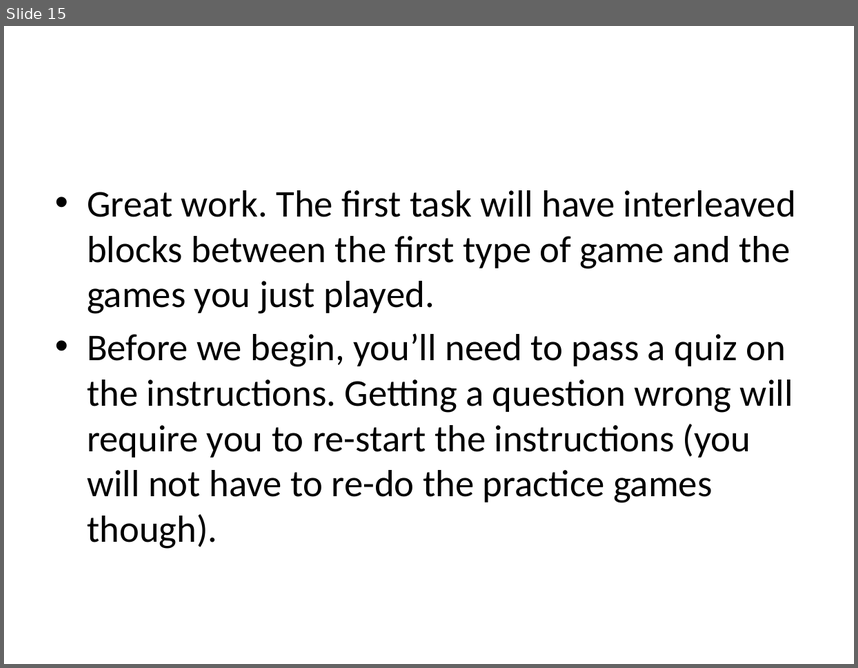
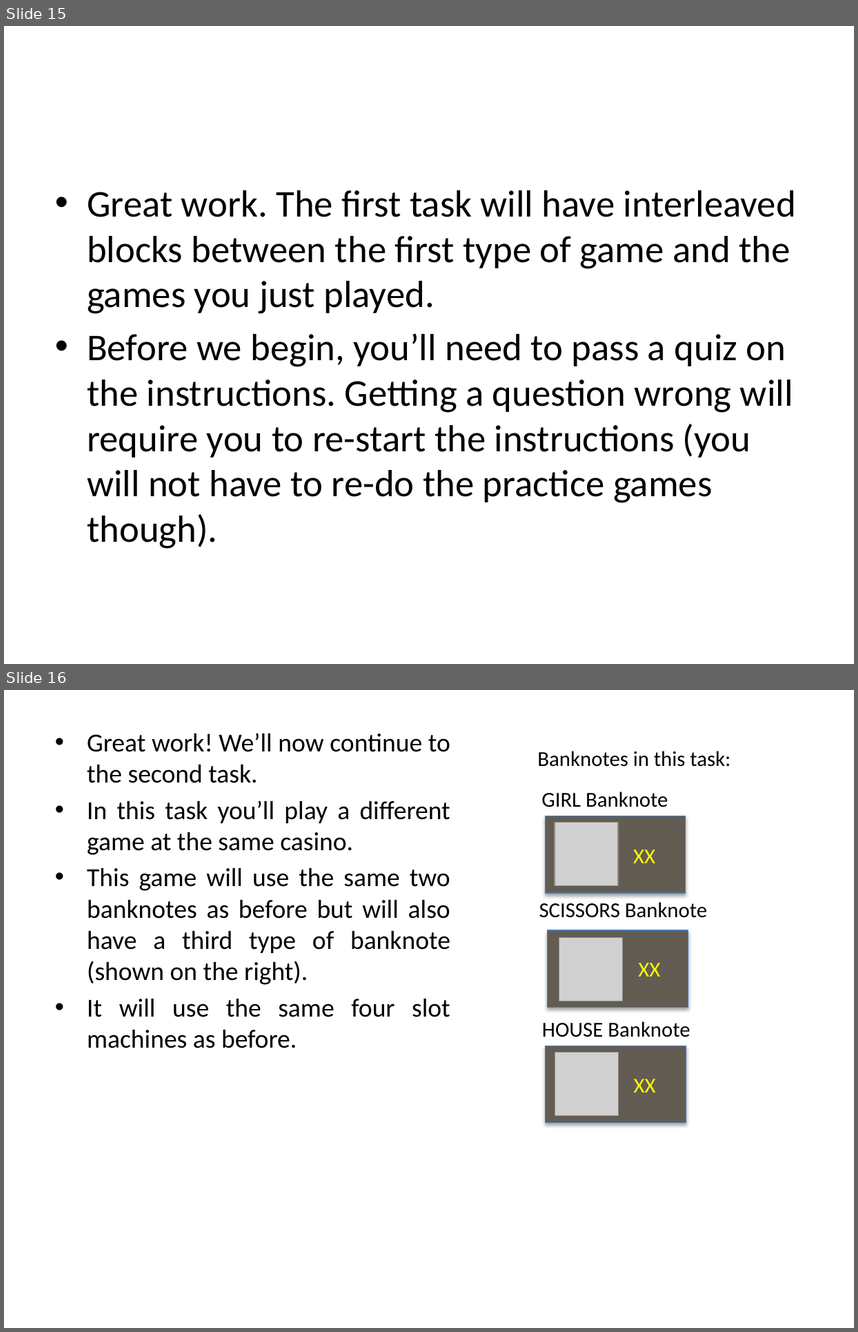
Before and after one commit to evanrussek/uws_jsp, a slide deck: Stimuli/uws_instr_slides.pptx. Shown one above the other, each under a label of ours: slide 15 before the commit, slides 15 and 16 after it. The pictures are 858x668 and 858x1332 pixels, drawn with LibreOffice and Linux fonts; fonts in the diff are those of the drawing; grey boxes stand for pictures. Boxes give left, top, right and bottom in pixels: in the first picture for what was removed or moved away, otherwise in the second. Text is boxed around its words. In the diff, an @@ line names an element or a change of style, - is before the commit and + after.

```diff
--- a/Stimuli/uws_instr_slides.pptx
+++ b/Stimuli/uws_instr_slides.pptx
@@ slide 16 added at box(4, 690, 854, 1328), background #FFFFFF @@
@@ text added at box(87, 733, 450, 1048), 22 pt, text #000000 @@
+• Great work! We’ll now continue to the second task.
+• In this task you’ll play a different game at the same casino.
+• This game will use the same two banknotes as before but will also have a third type of banknote (shown on the right).
+• It will use the same four slot machines as before.
@@ text added at box(537, 751, 731, 767), 18 pt, text #000000 @@
+Banknotes in this task:
@@ text added at box(542, 791, 668, 807), 18 pt, text #000000 @@
+GIRL Banknote
@@ rectangle added at box(546, 816, 686, 893), fill #635C52, outline #4B7EBC 0.75 pt @@
@@ picture added at box(555, 822, 619, 885) @@
@@ text added at box(633, 849, 655, 863), 18 pt, text #FFFF00 @@
+XX
@@ text added at box(539, 902, 707, 918), 18 pt, text #000000 @@
+SCISSORS Banknote
@@ rectangle added at box(547, 931, 688, 1008), fill #635C52, outline #4B7EBC 0.75 pt @@
@@ picture added at box(559, 938, 623, 1001) @@
@@ text added at box(638, 963, 660, 976), 18 pt, text #FFFF00 @@
+XX
@@ text added at box(542, 1021, 690, 1037), 18 pt, text #000000 @@
+HOUSE Banknote
@@ rectangle added at box(546, 1045, 686, 1123), fill #635C52, outline #4B7EBC 0.75 pt @@
@@ picture added at box(555, 1052, 619, 1116) @@
@@ text added at box(634, 1078, 656, 1092), 18 pt, text #FFFF00 @@
+XX
```
Also in this commit, not shown: 8 other slides added, 10 other files.
